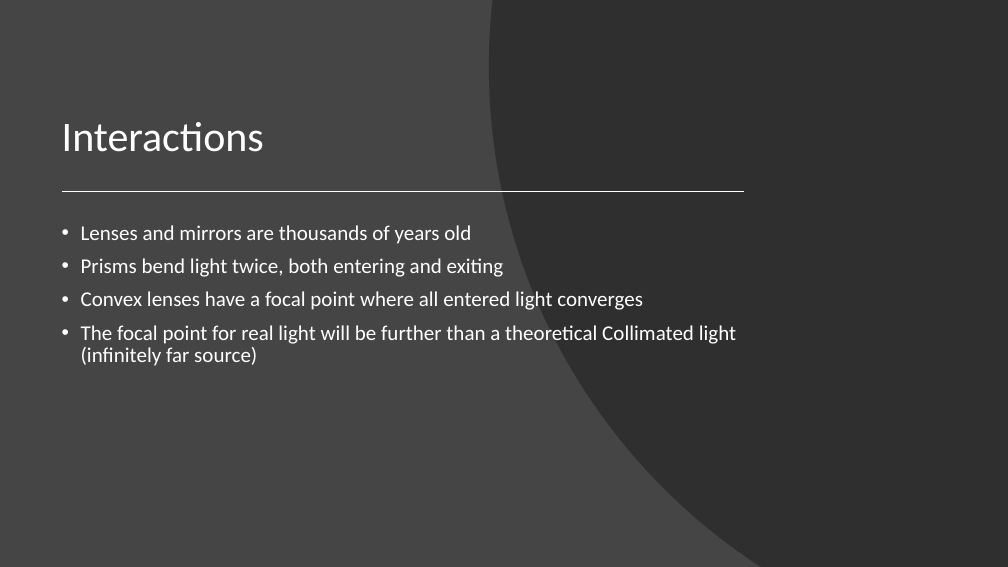
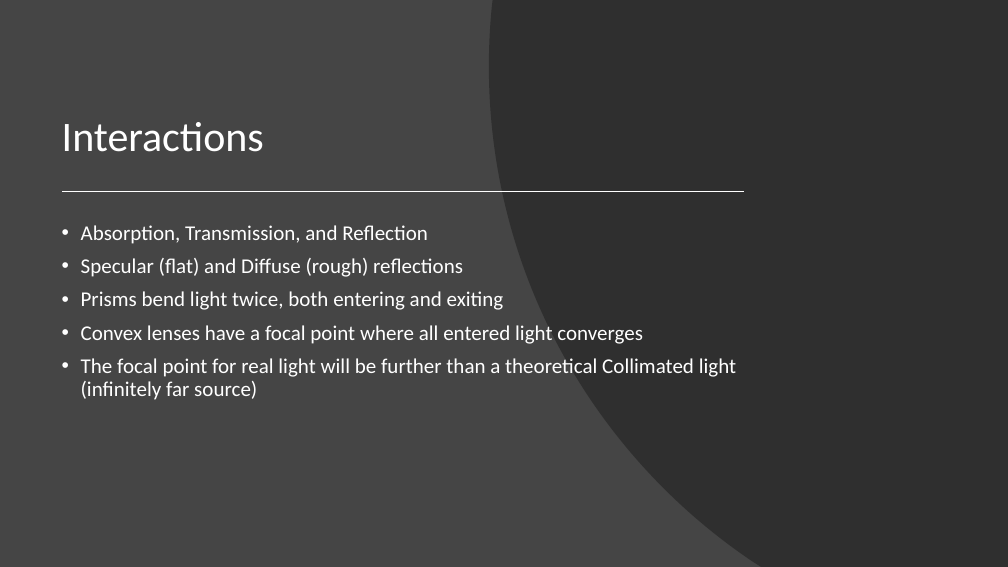
Before and after one commit to beck-peterson/cg2, a slide deck: slide 9 of Computer Graphics Chapter 4 Presentation.pptx (slide 10 before the commit). Drawn at 1008x567 pixels with LibreOffice and Linux fonts; fonts in the diff are those of the drawing. Boxes give left, top, right and bottom in pixels: in the first picture for what was removed or moved away, otherwise in the second. Text is boxed around its words. In the diff, an @@ line names an element or a change of style, - is before the commit and + after.

```diff
--- a/Computer Graphics Chapter 4 Presentation.pptx
+++ b/Computer Graphics Chapter 4 Presentation.pptx
@@ text at bbox=[81, 225, 463, 277]: text changed @@
-• Lenses and mirrors are thousands of years old
+• Absorption, Transmission, and Reflection
+• Specular (flat) and Diffuse (rough) reflections
```
Also in this commit, not shown: 1 other slide changed, 1 slide removed.
